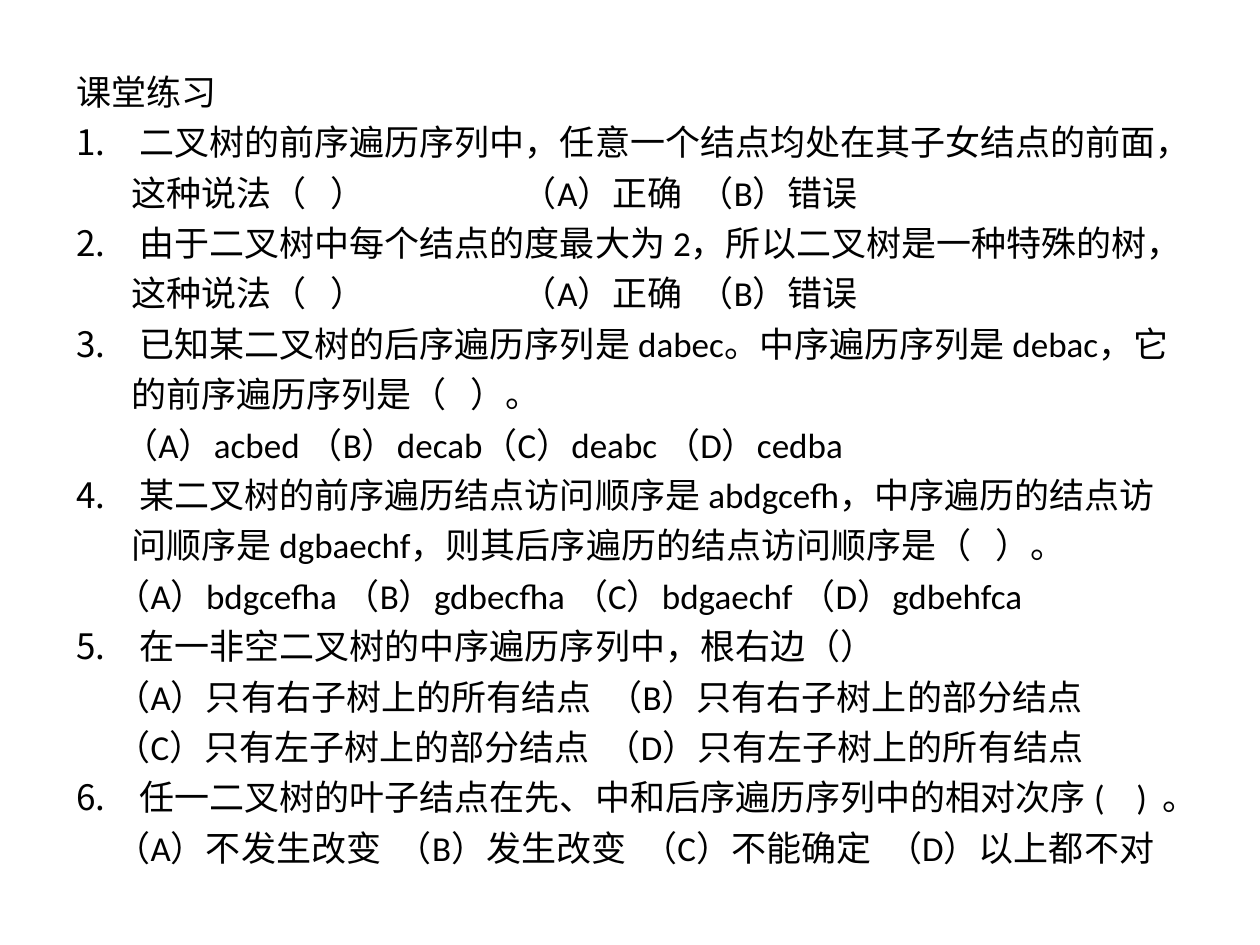
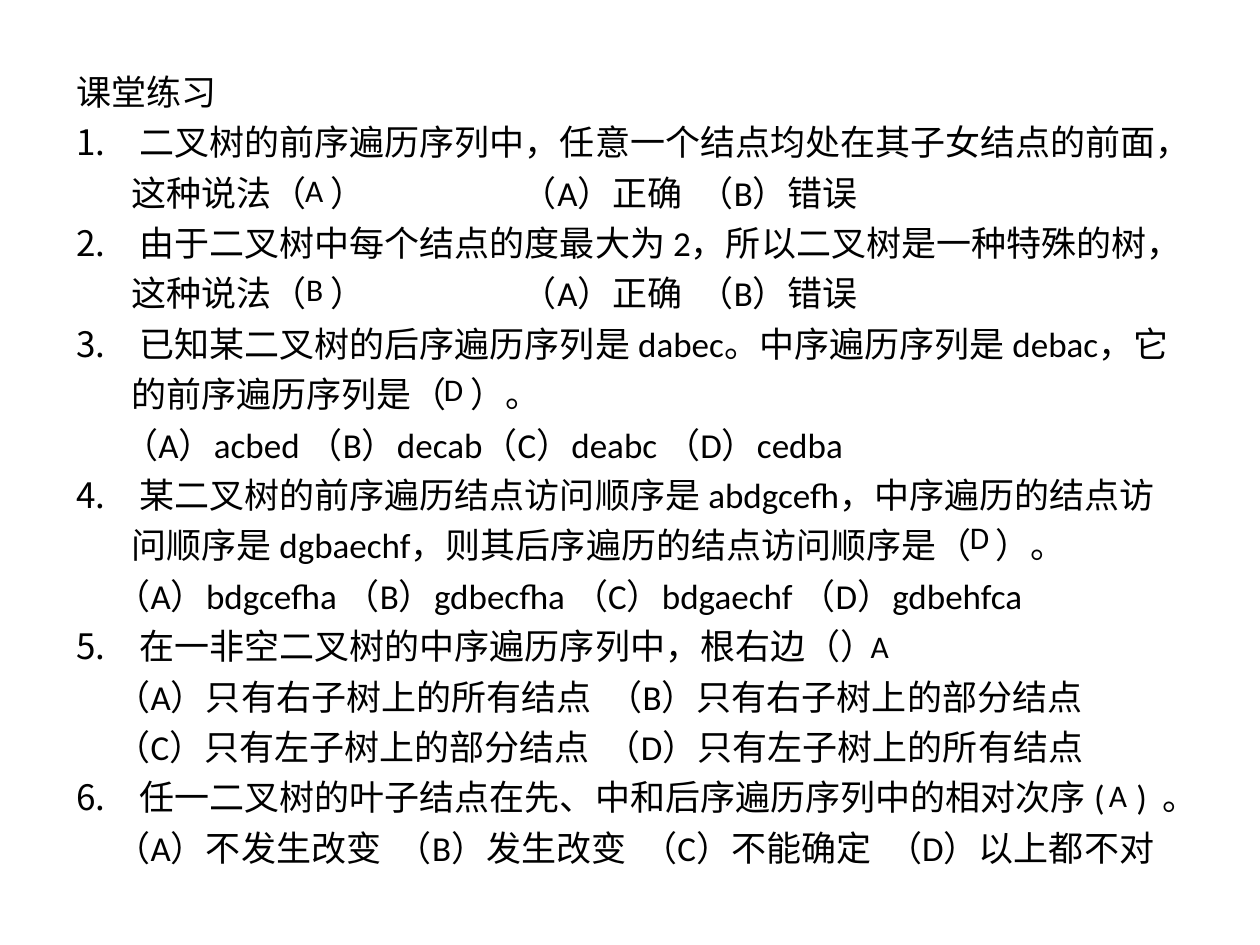
Before and after one commit to Gempittance/Data_Structur_Build, a slide deck: slide 94 of 数据结构PPT/ds6.pptx. Drawn at 1260x945 pixels with LibreOffice and Linux fonts; fonts in the diff are those of the drawing. Boxes give left, top, right and bottom in pixels: in the first picture for what was removed or moved away, otherwise in the second. Text is boxed around its words. In the diff, an @@ line names an element or a change of style, - is before the commit and + after.

```diff
--- a/数据结构PPT/ds6.pptx
+++ b/数据结构PPT/ds6.pptx
@@ text added at [305,181,323,202], 18 pt, text #000000 @@
+A
@@ text added at [306,280,323,301], 18 pt, text #000000 @@
+B
@@ text added at [444,380,463,401], 18 pt, text #000000 @@
+D
@@ text added at [970,528,989,549], 18 pt, text #000000 @@
+D
@@ text added at [871,637,889,658], 18 pt, text #000000 @@
+A
@@ text added at [1109,786,1127,807], 18 pt, text #000000 @@
+A
```
Also in this commit, not shown: 55 other slides changed.
